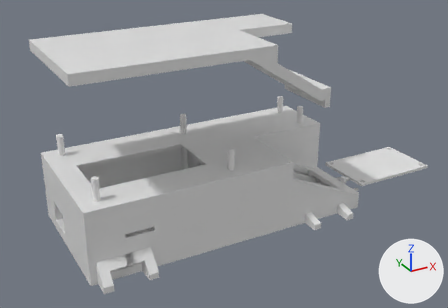
One commit to the Blender file TinyTankShell.blend: the scene before it, then after it.
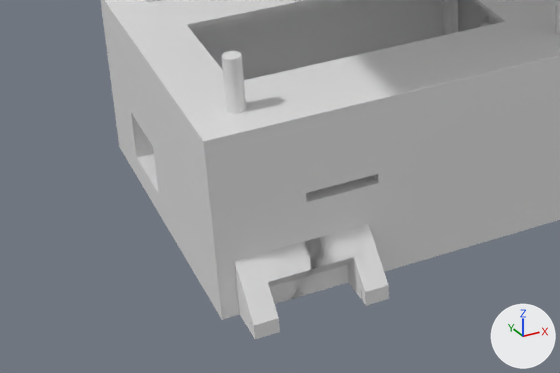
Old and new are each drawn whole from a 50 mm lens placed at (-0.063, -0.236, 0.161), pointed at (0.088, 0.038, 0.024) and again close up on the part from 0% to 51% of the width and 50% to 100% of the height. The lights are fixed; the arrows at lower right show +X, +Y and +Z. The close-ups show mesh edges as thin lines.

Objects in the first close-up: 'Main', 'Mount02.001', 'Top', '柱体.005'.
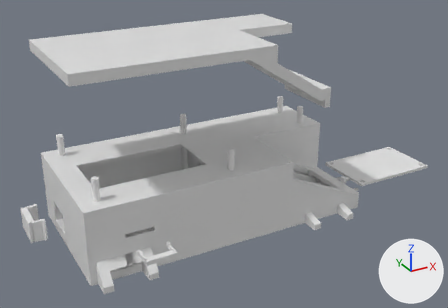
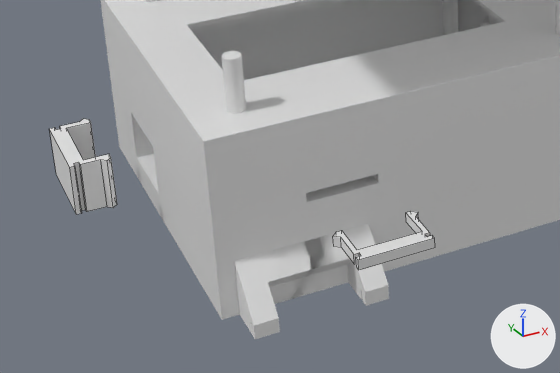
Where the newer file only moved an object's origin or applied its transform, the numbers keep the older frame.

Changed parts and their boxes [x1, y1, x2, y2] in the close-ups (560 x 373 px):
'BlockerUSB', added
    after: [50, 119, 117, 215]
'BlockerSD', added
    after: [333, 211, 435, 270]

What the commit changed:
Mesh me_cube_002 is new.
It has 40 vertices, 22 faces and spans x -0.003..0.007, y -0.0119..0.0042, z -0.0026..-0.0006.
Mesh me_cube is new.
It has 40 vertices, 22 faces and spans x -0.003..0.005, y -0.0099..0.0099, z -0.0054..0.0054.
Object 'BlockerSD' (ob_blockersd) is new; it shows me_cube_002.
Its location is (0.0168, -0.0279, 0.0182).
Its rotation in degrees is (0, 0, 90).
Object 'BlockerUSB' (ob_blockerusb) is new; it shows me_cube.
Its location is (-0.0173, 0.0425, 0.007).
